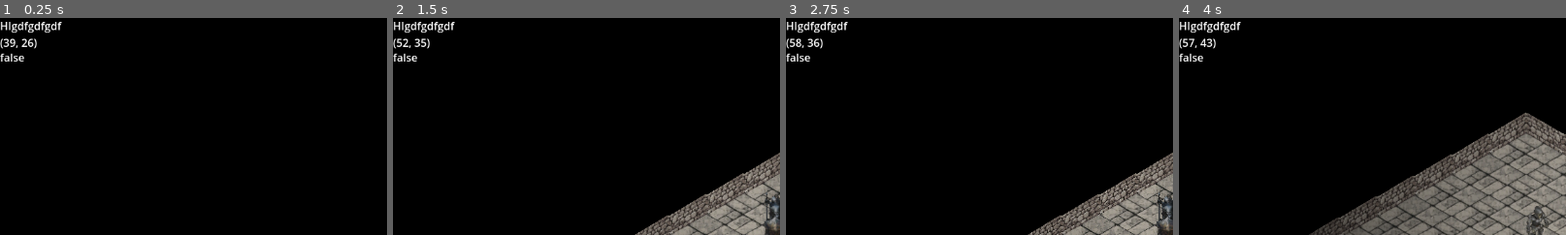
Above: before the commit, frames 1-4 (left to right).
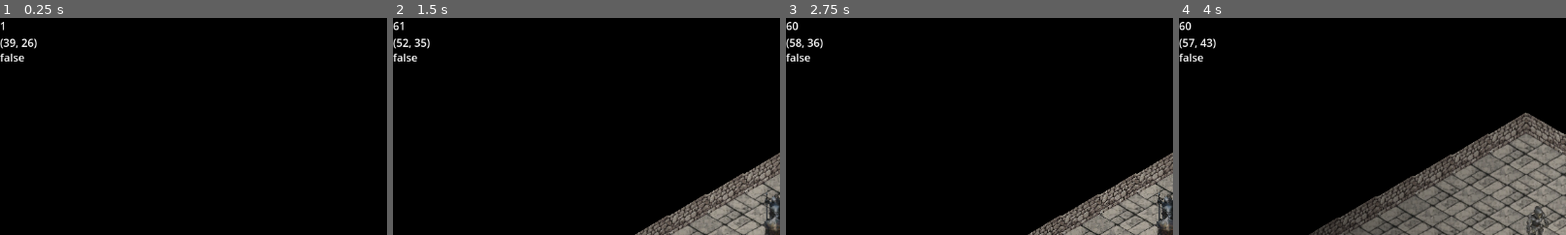
Above: after the commit, the same moments.

Repository: maddeem/LootNScoot
Game: Godot game, scene res://scenes/world.tscn
Same seed, same stepped clock (60 frames per second), same inputs: the game is played once before the commit and once after it.
Inputs (mouse positions are % of the whole screen's width and height, from its top left):
- Up to frame 1 (0.25 s): no input
- Up to frame 2 (1.5 s): move the mouse to (72, 45) at 0.52 s; press the mouse at (72, 45) at 0.53 s; move the mouse to (30, 55) at 1.27 s; release the mouse at (30, 55) at 1.28 s; click (30, 55) at 1.35 s
- Up to frame 3 (2.75 s): tap Enter at 2 s; move the mouse to (60, 28) at 2.02 s; press the mouse at (60, 28) at 2.03 s
- Up to frame 4 (4 s): tap Space (Skip) at 2.75 s; move the mouse to (45, 70) at 2.77 s; release the mouse at (45, 70) at 2.78 s; click (45, 70) at 2.85 s; tap Enter at 3.5 s; move the mouse to (80, 65) at 3.52 s; press the mouse at (80, 65) at 3.53 s
The pictures show only the part of the screen within x 0-50%, y 0-50%; the shares and areas given below are measured in that part.

The runs differ from the first frame. In frame 1, 0.5% of the frame differs, in the area x 0-17%, y 1-8%; in frame 2, 0.5%; in frame 3, 0.5%; in frame 4, 0.5%.

Commit message:
fixed enemy path finding when they are stuck in unreachable spots

Diff:
--- a/scripts/Math.gd
+++ b/scripts/Math.gd
@@ -1,21 +1,12 @@
 class_name Math
 
-static func radianSegment(radian: float, num_segments: int) -> int:
-	var normalized_radian = fmod(fmod(radian, TAU) + TAU, TAU)
-	var segment_size = TAU / float(num_segments)
-	return floor(normalized_radian / segment_size) + 1
+const DIR_MAP = [6, 7, 0, 1, 2, 3, 4, 5]
+const INV_TAU_TIMES_8 = 8.0 / TAU  # Pre-compute division
 
 static func get_sprite_direction(from : Vector2, to : Vector2) -> int:
 	from = MouseTracker.cord2Grid(from)
 	to = MouseTracker.cord2Grid(to)
-	var dir = int(ceil(((atan2(from.y-to.y,from.x-to.x) + PI)/TAU) * 8)-1)
-	match dir:
-		0: return 6
-		1: return 7
-		2: return 0
-		3: return 1
-		4: return 2
-		5: return 3
-		6: return 4
-		7: return 5
-	return -1
+	var dx = from.x - to.x
+	var dy = from.y - to.y
+	var dir = int((atan2(dy, dx) + PI) * INV_TAU_TIMES_8) - 1
+	return DIR_MAP[dir & 7]
--- a/scripts/MouseTracker.gd
+++ b/scripts/MouseTracker.gd
@@ -21,6 +21,7 @@
 func _process(_delta: float) -> void:
 	$"../CanvasLayer/Control/Label2".text = str(PathFinder.get_cell(get_global_mouse_position()))
 	$"../CanvasLayer/Control/Label3".text = str(PathFinder.is_cell_blocked(get_global_mouse_position()))
+	$"../CanvasLayer/Control/Label".text = str(Engine.get_frames_per_second())
 	if GameTick.stepsRemaining > 0:
 		return
 	var mpos = get_global_mouse_position()
--- a/scripts/pathFinder.gd
+++ b/scripts/pathFinder.gd
@@ -33,6 +33,8 @@
 
 static func set_cell_blocked(pos : Vector2, state : bool) -> void:
 	var cell = instance.floorTiles.local_to_map(pos)
+	if astar.is_in_boundsv(cell) == false:
+		return
 	var weight = astar.get_point_weight_scale(cell)
 	if state:
 		astar.set_point_weight_scale(cell,weight + 100)
@@ -41,6 +43,8 @@
 
 static func is_cell_blocked(pos) -> bool:
 	var cell = instance.floorTiles.local_to_map(pos)
+	if astar.is_in_boundsv(cell) == false:
+		return true
 	return astar.get_point_weight_scale(cell) > 1
 
 const neighbors = [Vector2i(0, 1), Vector2i(0, -1), Vector2i(1, 0), Vector2i(-1, 0),
@@ -51,8 +55,8 @@
 	var listCur : Array[Vector2i] = []
 	var listNext : Array[Vector2i] = []
 	var tiles : TileMapLayer = instance.floorTiles
-	var count = 0
 	var distance = 0
+	cellData = {}
 	for pos in startList:
 		listNext.append(tiles.local_to_map(pos))
 	while listNext.size() > 0:
@@ -77,7 +81,7 @@
 	var pos2 = tiles.local_to_map(pos)
 	var idx = pos2.x * 1e7 + pos2.y
 	if cellData.has(idx) == false:
-		return Vector2.ZERO
+		return pos
 	var dist = cellData[idx]
 	var directRouteList = []
 	var exploreList = []
--- a/scripts/player.gd
+++ b/scripts/player.gd
@@ -13,24 +13,26 @@
 	Sprite.frame = Math.get_sprite_direction(from,to)
 
 func moveTo(end : Vector2):
+	var list = PackedVector2Array()
+	list.append(end)
+	PathFinder.update_flow_field(list)
 	if end == position:
+		return
+	if PathFinder.is_cell_blocked(currentPath[0]):
+		GameTick.stepsRemaining = 0
+		currentPath.clear()
 		return
 	PathFinder.set_cell_blocked(nextPos,false)
 	startPos = position
 	nextPos = end
 	_update_facing(startPos,nextPos)
 	PathFinder.set_cell_blocked(nextPos,true)
-	var list = PackedVector2Array()
-	list.append(nextPos)
-	PathFinder.update_flow_field(list)
 
 func step():
+	if currentPath.size() == 0:
+		return
 	currentPath.remove_at(0)
 	if currentPath.size() > 0:
-		if PathFinder.is_cell_blocked(currentPath[0]) and currentPath[0] != position:
-			GameTick.stepsRemaining = 0
-			currentPath.clear()
-			return
 		moveTo(currentPath[0])
 
 func process(time : float):
@@ -45,8 +47,8 @@
 func set_path(path : PackedVector2Array) -> void:
 	if currentPath.size() == 0 and path.size() > 0:
 		currentPath = path
+		endPos = currentPath[currentPath.size()-1]
 		moveTo(currentPath[0])
-		endPos = currentPath[currentPath.size()-1]
 		GameTick.push_forward(path.size())
 
 func _input(event: InputEvent) -> void:
